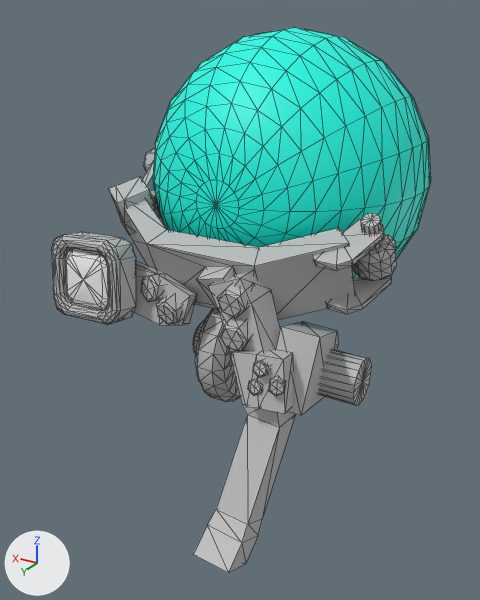
Before and after pictures for a commit that changed the FBX model Assets/Models/Compass.fbx.
Before and after are seen from a 50 mm camera at (-0.403, 0.803, 0.199) aimed at (0.011, 0.112, -0.146). The lights are fixed; the arrows at lower left show +X, +Y and +Z. Mesh edges are drawn as thin lines. Where no turn or scale is listed for an object, it has been applied to the vertices.

The first picture shows 'Handle', 'Screen'.
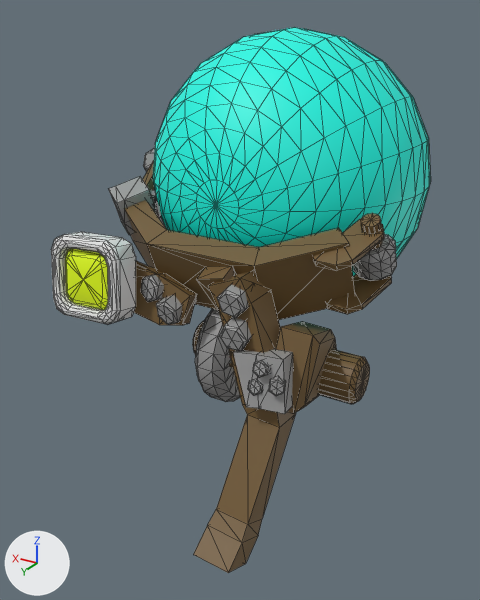
Changed parts and their boxes [x1, y1, x2, y2] in the pictures (480 x 600 px; the box of a moved part takes in the faces that stretch with it):
'Screen', recoloured
    both: [51, 232, 136, 324]
part 1 of me_mesh, built on
    before: [276, 321, 372, 416]
    after: [276, 321, 370, 414]
part 2 of me_mesh, moved or reshaped
    both: [144, 148, 155, 172]
part 3 of me_mesh, recoloured (grey to brown)
    both: [125, 161, 392, 573]
part 4 of me_mesh, recoloured
    both: [109, 154, 397, 414]

The edits, one by one:
Material 'phong5' (mat_phong5) changes colour from white #ededed to yellow #e2ff00; in linear values from (0.844, 0.844, 0.844) to (0.762, 1.0, 0.0).
Material 'Plastic' (mat_plastic) is new.
Its base color is (0.773, 0.773, 0.773) (light grey #e4e4e4).
Its roughness is 0.553.
Material 'Metal' (mat_metal) is new.
Its base color is (0.318, 0.318, 0.318) (grey #999999).
Its roughness is 0.553.
Material 'Wood' (mat_wood) is new.
Its base color is (0.167, 0.0993, 0.0327) (brown #725933).
Its roughness is 0.553.
me_mesh is used by ob_handle; location (0.012, 0.083, -0.088).
me_mesh had 1501 vertices, 2838 faces and spanned x -0.203..0.203, y -0.272..0.272, z -0.272..0.272.
me_mesh now has 1526 vertices, 2888 faces and spans x -0.203..0.203, y -0.272..0.272, z -0.272..0.272.
Part 1, on me_mesh:
24 vertices are removed from x -0.187..-0.133, y 0.007..0.163, z -0.139..-0.028.
74 faces are deleted.
1 vertex moves from x -0.132, y 0.032, z -0.159 to x -0.124, y 0.033, z -0.159.
29 vertices are added at x -0.187..-0.125, y 0.009..0.164, z -0.149..-0.028.
20 new vertices lie (-0.159, 0.0, 0.0) away from vertices in x -0.022, y 0.032..0.089, z -0.139..-0.081.
124 new faces join them, mat_wood (brown #725933).
Part 2, on me_mesh:
2 vertices are removed from x 0.162..0.163, y -0.073..-0.066, z 0.072..0.092.
10 faces are deleted.
3 vertices in x 0.161..0.162, y -0.059..-0.039, z 0.088..0.107 move by (-0.005, 0.0, 0.0).
2 vertices move from x 0.16..0.161, y -0.045..-0.032, z 0.069..0.084 to x 0.156..0.157, y -0.066..-0.045, z 0.069..0.072.
2 vertices are added at (0.158, -0.073, 0.092), (0.155, -0.032, 0.084).
10 new faces join them, mat_metal (grey #999999).
me_mesh part 3: 468 faces spanning x -0.198..0.185, y -0.08..0.272, z -0.272..0.121 switch from mat_phong1 (grey #bcbcbc) to mat_wood (brown #725933).
me_mesh part 4: 1384 faces spanning x -0.203..0.203, y -0.07..0.194, z -0.181..0.107 switch from mat_phong1 (grey #bcbcbc) to mat_metal (grey #999999).
me_mesh_001 has 134 vertices, 264 faces and spans x -0.0545..0.0545, y -0.0292..0.0302, z -0.0534..0.0543.
me_mesh_001 is used by ob_screen; location (0.139, 0.243, -0.096).
me_mesh_001 part 5: all 192 faces that had it switch from mat_phong1 (grey #bcbcbc) to mat_plastic (light grey #e4e4e4).
